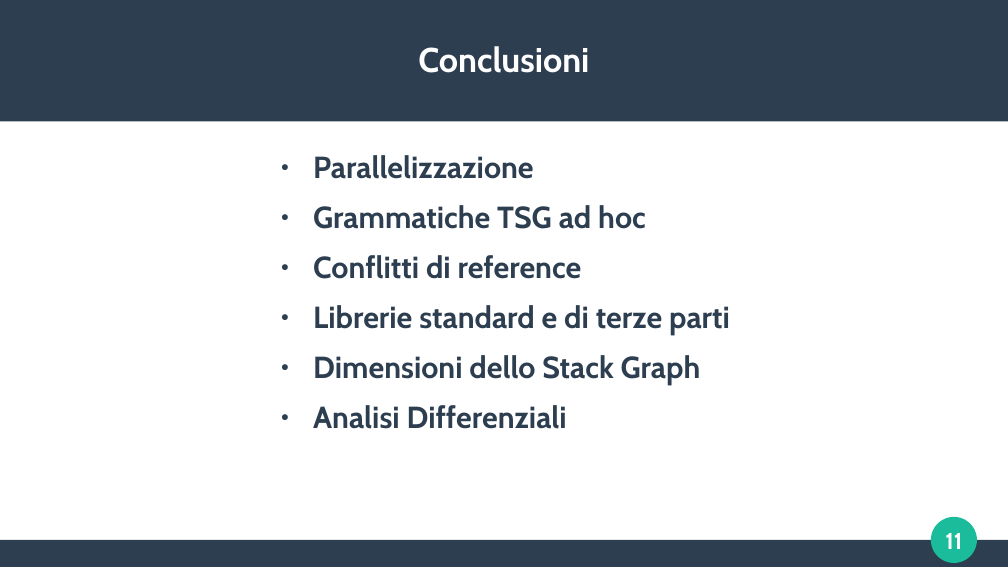
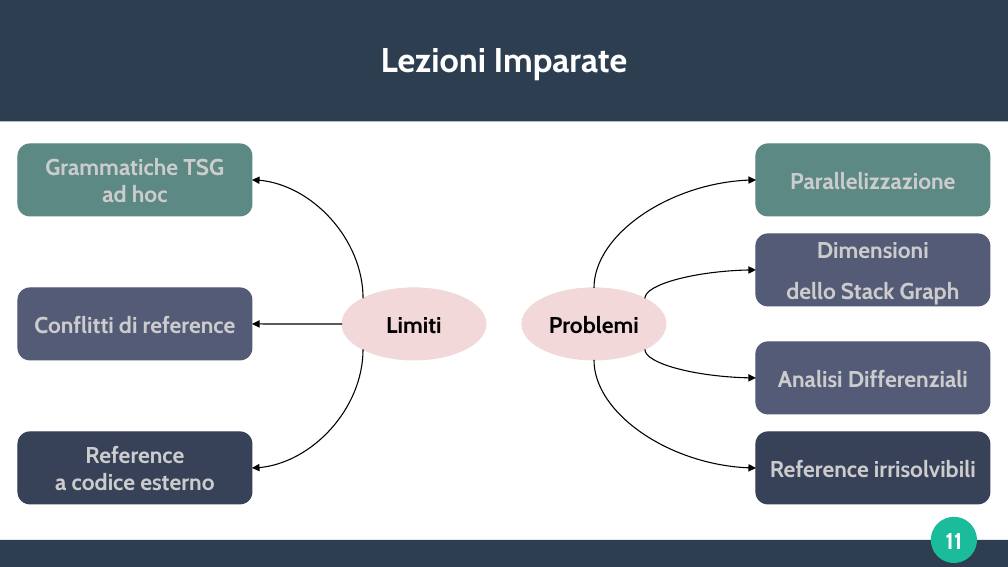
Before and after one commit to frefolli/skullian-thesis, a slide deck: slide 11 of slides.odp. Drawn at 1008x567 pixels with LibreOffice and Linux fonts; fonts in the diff are those of the drawing. Boxes give left, top, right and bottom in pixels: in the first picture for what was removed or moved away, otherwise in the second. Text is boxed around its words. In the diff, an @@ line names an element or a change of style, - is before the commit and + after.

```diff
--- a/slides.odp
+++ b/slides.odp
@@ title at (381, 48, 628, 80): text changed @@
-Conclusioni
+Lezioni Imparate
@@ rounded rectangle added at (18, 144, 252, 216), fill #5C8984, outline #5C8984 0.85 pt, 18 pt, text #CCCCCC, bold @@
+Grammatiche TSG
+ad hoc
@@ rounded rectangle added at (756, 144, 991, 216), fill #5C8984, outline #5C8984 0.85 pt, 18 pt, text #CCCCCC, bold @@
+Parallelizzazione
@@ text removed at (313, 155, 730, 429) @@
-● Parallelizzazione
-● Grammatiche TSG ad hoc
-● Conflitti di reference
-● Librerie standard e di terze parti
-● Dimensioni dello Stack Graph
-● Analisi Differenziali
@@ curved arrow added from (363, 298) to (252, 180), #000000 0.85 pt @@
@@ curved arrow added from (595, 288) to (756, 180), #000000 0.85 pt @@
@@ rounded rectangle added at (756, 234, 991, 306), fill #545B77, outline #545B77 0.85 pt, 18 pt, text #CCCCCC, bold @@
+Dimensioni
+dello Stack Graph
@@ rounded rectangle added at (18, 288, 252, 360), fill #545B77, outline #545B77 0.85 pt, 18 pt, text #CCCCCC, bold @@
+Conflitti di reference
@@ ellipse added at (342, 288, 486, 360), fill #F2D8D8, outline #F2D8D8 0.85 pt, 18 pt, text #000000, bold @@
+Limiti
@@ ellipse added at (522, 288, 666, 360), fill #F2D8D8, outline #F2D8D8 0.85 pt, 18 pt, text #000000, bold @@
+Problemi
@@ curved arrow added from (645, 299) to (756, 270), #000000 0.85 pt @@
@@ curved arrow added from (342, 324) to (252, 324), #000000 0.85 pt @@
@@ curved arrow added from (363, 349) to (252, 468), #000000 0.85 pt @@
@@ curved arrow added from (645, 349) to (756, 378), #000000 0.85 pt @@
@@ rounded rectangle added at (756, 342, 991, 414), fill #545B77, outline #545B77 0.85 pt, 18 pt, text #CCCCCC, bold @@
+Analisi Differenziali
@@ curved arrow added from (595, 360) to (756, 468), #000000 0.85 pt @@
@@ rounded rectangle added at (18, 432, 252, 504), fill #374259, outline #374259 0.85 pt, 18 pt, text #CCCCCC, bold @@
+Reference
+a codice esterno
@@ rounded rectangle added at (756, 432, 991, 504), fill #374259, outline #374259 0.85 pt, 18 pt, text #CCCCCC, bold @@
+Reference irrisolvibili
```
Also in this commit, not shown: 3 other slides changed, 3 other files.
